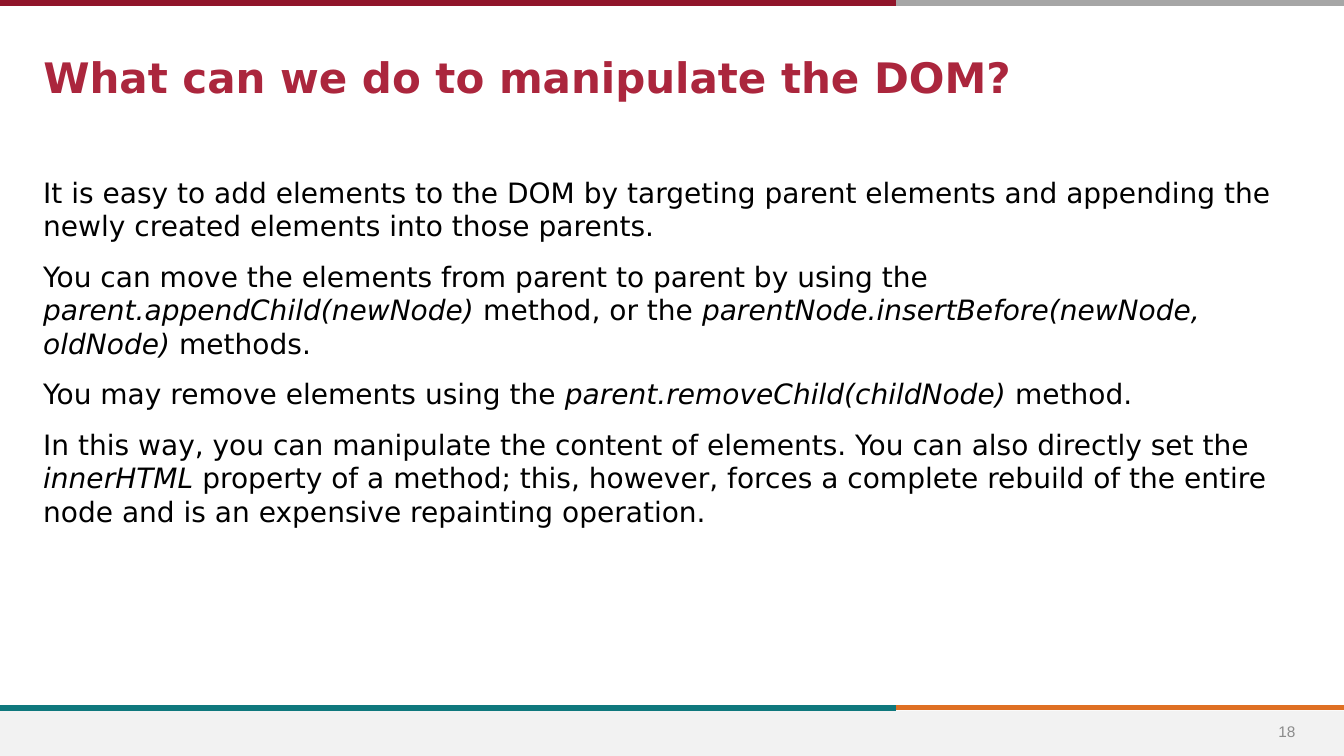
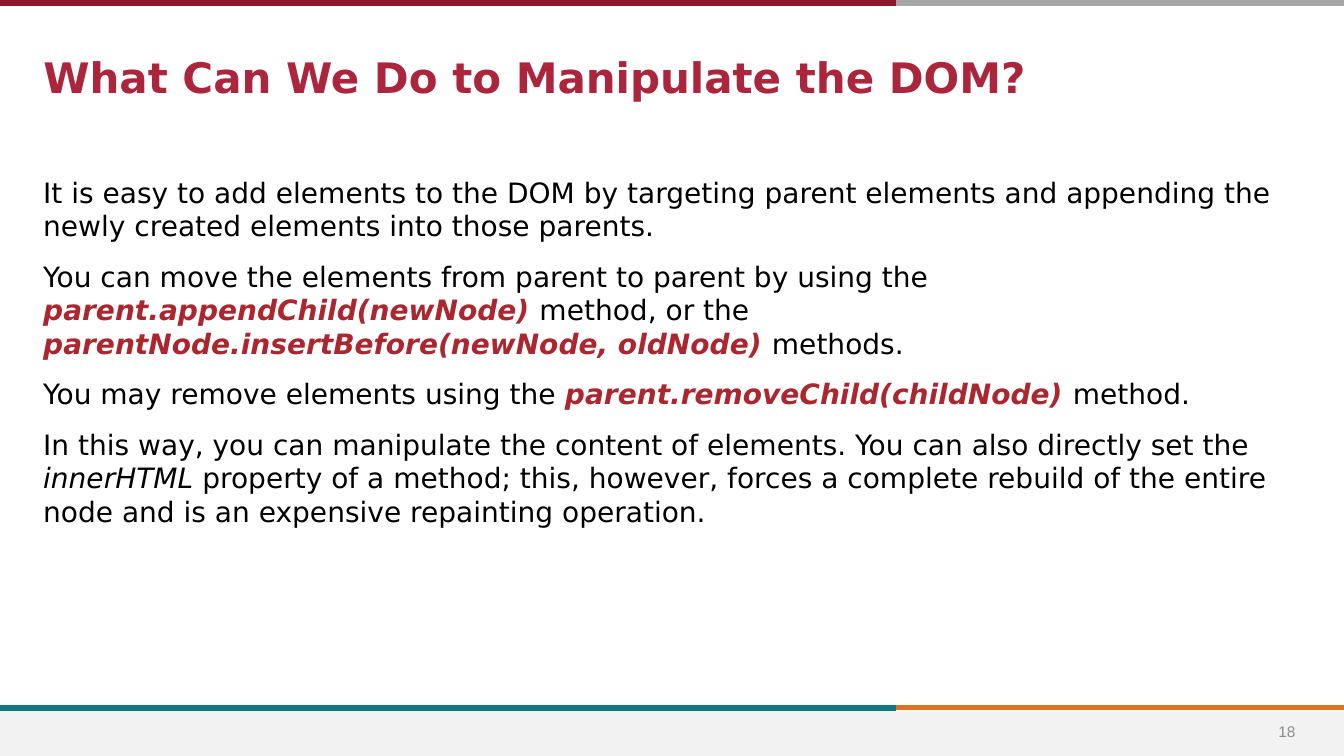
Before and after one commit to stevens-cs546-cs554/CS-546, a slide deck: slide 18 of lecture_09/Frontend JavaScript and Client-Side Form Validation.pptx. Drawn at 1344x756 pixels with LibreOffice and Linux fonts; fonts in the diff are those of the drawing; background and template pictures are left out. Boxes give left, top, right and bottom in pixels: in the first picture for what was removed or moved away, otherwise in the second. Text is boxed around its words. In the diff, an @@ line names an element or a change of style, - is before the commit and + after.

```diff
--- a/lecture_09/Frontend JavaScript and Client-Side Form Validation.pptx
+++ b/lecture_09/Frontend JavaScript and Client-Side Form Validation.pptx
@@ title at [43, 61, 1026, 102]: text changed @@
-What can we do to manipulate the DOM?
+What Can We Do to Manipulate the DOM?
@@ text at [43, 265, 1190, 410]: text colour #000000 to #AB262E, bold on in "parent.appendChild(newNode) parentNode.insertBefore(newNode, ...", "parent.removeChild(childNode)" @@
```
Also in this commit, not shown: 20 other slides changed, 1 slide added, 26 other files.
